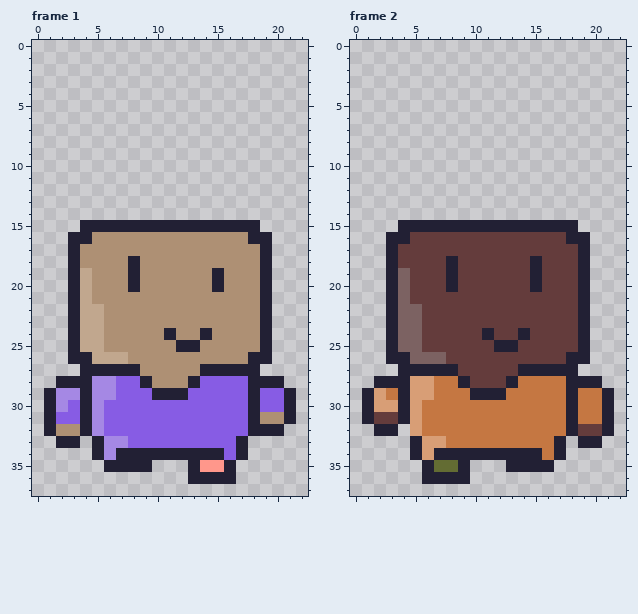
File history of a pixel-art file, art/ase files/npc_forward.ase. Above: the version before the commit.
23x38 pixels, 2 frames. Shown: frame 1, frame 2.
Once edited:
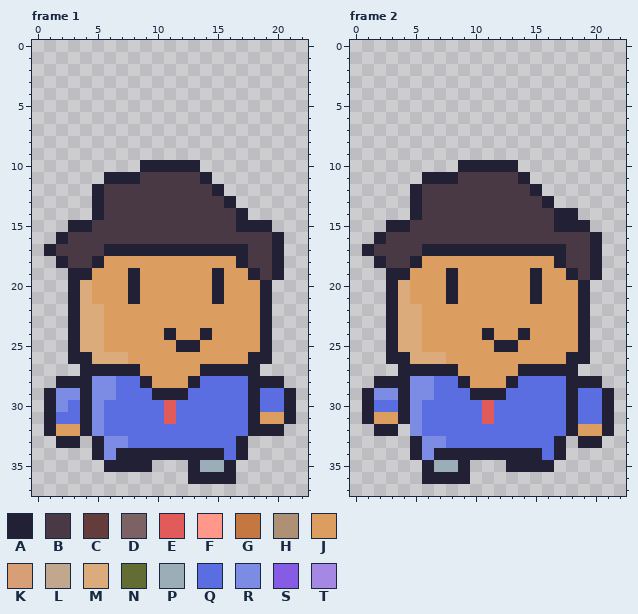
Palette (. is transparent): A #222034  B #493944  C #643c3c  D #7c6262  E #e15b5b  F #ff978b  G #c57742  H #ae9074  J #dc9d61  K #d89e76  L #c1a78e  M #dcab7c  N #636c33  P #9badb7  Q #5b6ee1  R #7c8be4  S #875ce4  T #a588e4
The commit says: adjusted music volume to 50% xD
The exact change:
Changed rows in their new state; - is an unchanged pixel.
Frame 1:
first column x 1:
10 --------AAAAA-------
11 -----AAABBBBBA------
12 ----ABBBBBBBBBA-----
13 ----ABBBBBBBBBBA----
14 ----ABBBBBBBBBBBA---
15 --A-BBBBBBBBBBBB--A-
16 -ABBBBBBBBBBBBBBBBBA
17 ABBBBAAAAAAAAAAAABBA
18 -ABBAJJJJJJJJJJJABBA
19 ---AJJJ-JJJJJJ-JJABA
20 ---MJJJ-JJJJJJ-JJJ--
21 ---MJJJAJJJJJJAJJJ--
22 ---MMJJJJJJJJJJJJJ--
23 ---MMJJJJJJJJJJJJJ--
24 ---MMJJJJJ-JJ-JJJJ--
25 ---MMJJJJJJ--JJJJJ--
26 ----MMMJJJJJJJJJJ---
27 --------JJJJJ-------
28 ----RRQQ-JJJ-QQQQ---
29 -RR-RRQQQ---QQQQQ-QQ
30 -RQ-RQQQQQEQQQQQQ-QQ
31 -QQ-RQQQQQEQQQQQQ-JJ
32 -JJ-RQQQQQQQQQQQQ---
33 -----RRQQQQQQQQQ----
34 -----R---------Q----
35 -------------PP-----
Frame 2:
first column x 1:
10 --------AAAAA-------
11 -----AAABBBBBA------
12 ----ABBBBBBBBBA-----
13 ----ABBBBBBBBBBA----
14 ----ABBBBBBBBBBBAA--
15 --A-BBBBBBBBBBBB--A-
16 -ABBBBBBBBBBBBBBBBBA
17 ABBBBAAAAAAAAAAAABBA
18 -ABBAJJJJJJJJJJJABBA
19 ---AJJJ-JJJJJJ-JJABA
20 ---MJJJ-JJJJJJ-JJJ--
21 ---MJJJAJJJJJJAJJJ--
22 ---MMJJJJJJJJJJJJJ--
23 ---MMJJJJJJJJJJJJJ--
24 ---MMJJJJJ-JJ-JJJJ--
25 ---MMJJJJJJ--JJJJJ--
26 ----MMMJJJJJJJJJJ---
27 --------JJJJJ-------
28 ----RRQQ-JJJ-QQQQ---
29 -RR-RRQQQ---QQQQQ-QQ
30 -QQ-RQQQQQEQQQQQQ-QQ
31 -JJ-RQQQQQEQQQQQQ-QQ
32 ----RQQQQQQQQQQQQ-JJ
33 -----RRQQQQQQQQQ----
34 -----R---------Q----
35 ------PP------------
